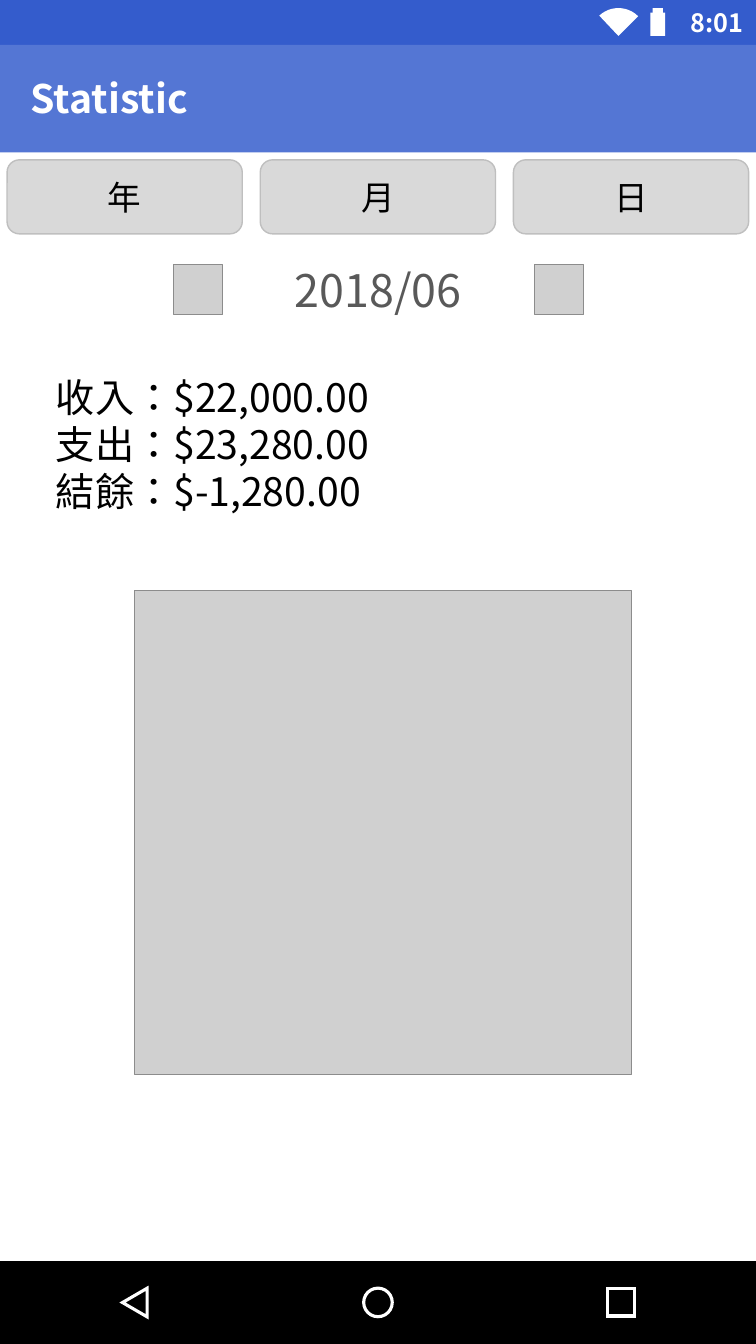
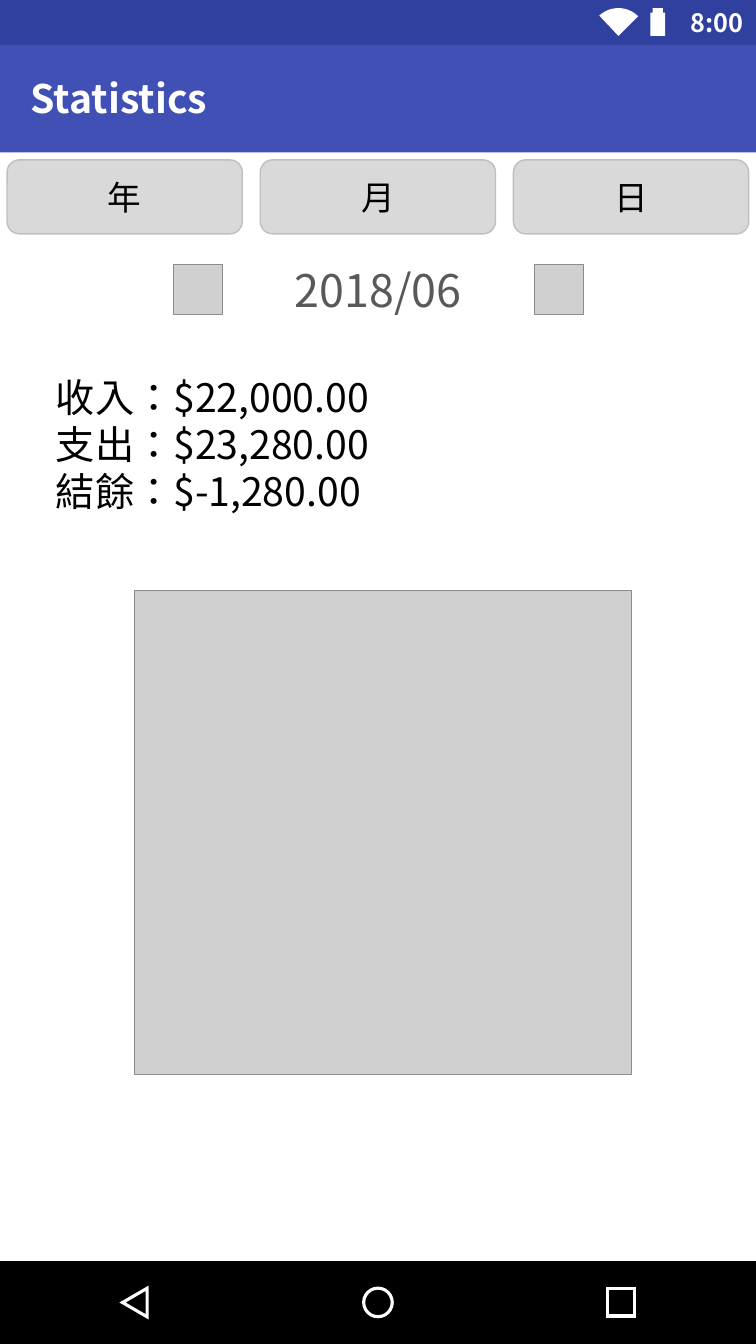
Before and after one commit to OctupusTea/OOAD, a slide deck: slide 7 of Final/影片動畫-孟瑾.pptx (slide 9 before the commit). Drawn at 756x1344 pixels with LibreOffice and Linux fonts; fonts in the diff are those of the drawing; grey boxes stand for pictures. Boxes give left, top, right and bottom in pixels: in the first picture for what was removed or moved away, otherwise in the second. Text is boxed around its words. In the diff, an @@ line names an element or a change of style, - is before the commit and + after.

```diff
--- a/Final/影片動畫-孟瑾.pptx
+++ b/Final/影片動畫-孟瑾.pptx
@@ rectangle at (0,0,756,44): fill #345CCC to #30409F @@
@@ text at (690,13,743,33): text changed @@
-8:01
+8:00
@@ rectangle at (0,44,756,152): fill #5476D4 to #4050B5 @@
@@ text at (31,81,207,114): text changed @@
-Statistic
+Statistics
```
Also in this commit, not shown: 8 other slides changed, 5 slides added, 2 slides removed, 1 other file.
